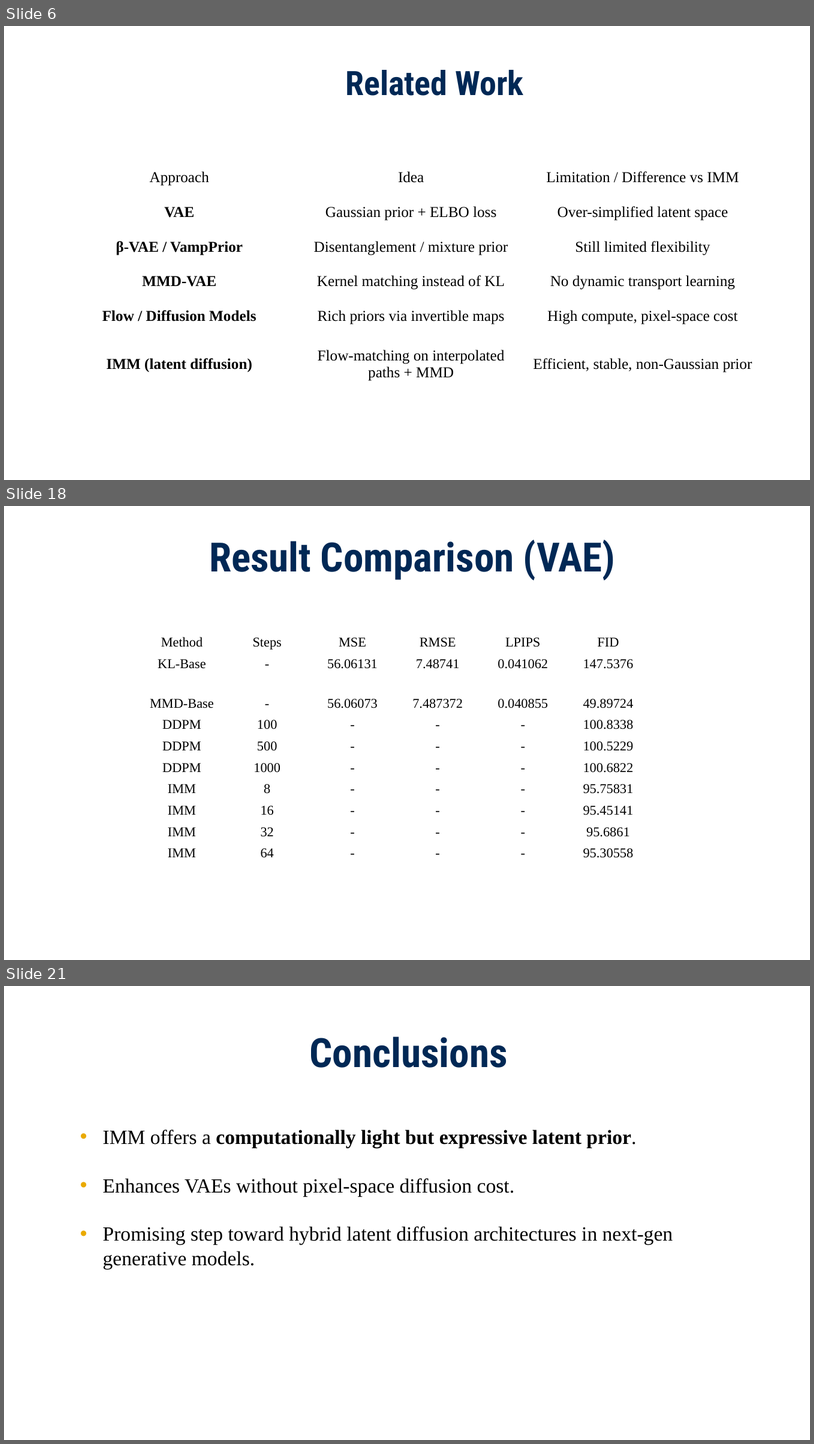
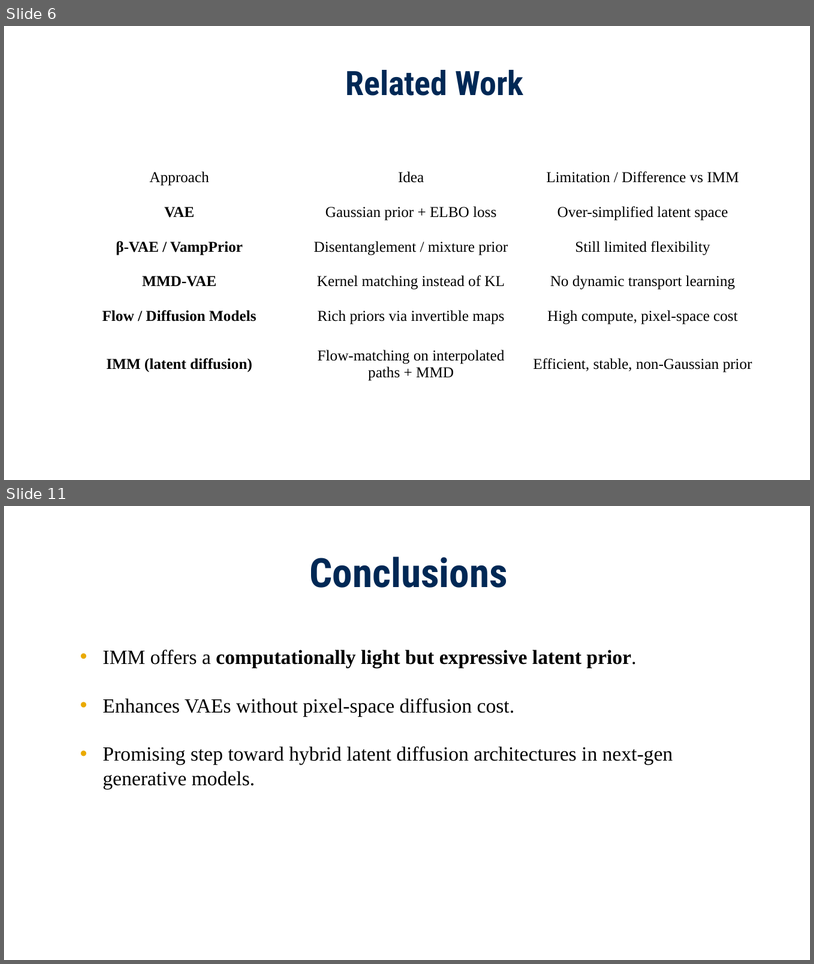
Before and after one commit to imranrimon/imm_vae, a slide deck: IMM_Midterm.pptx. Shown one above the other, each under a label of ours: slides 6, 18 and 21 before the commit, slides 6 and 11 after it; the slides between them are not shown. The pictures are 814x1444 and 814x964 pixels, drawn with LibreOffice and Linux fonts; fonts in the diff are those of the drawing; background and template pictures are left out. Boxes give left, top, right and bottom in pixels: in the first picture for what was removed or moved away, otherwise in the second. Text is boxed around its words. In the diff, an @@ line names an element or a change of style, - is before the commit and + after.

```diff
--- a/IMM_Midterm.pptx
+++ b/IMM_Midterm.pptx
@@ slide 18 removed at <box>4,506,810,960</box>, background picture (left out) @@
@@ text removed at <box>209,540,615,580</box> @@
-Result Comparison (VAE)
@@ table removed at <box>140,628,651,882</box>, 11 rows, 6 columns @@
-Method | Steps | MSE | RMSE | LPIPS | FID
-KL-Base | - | 56.06131 | 7.48741 | 0.041062 | 147.5376
-MMD-Base | - | 56.06073 | 7.487372 | 0.040855 | 49.89724
-DDPM | 100 | - | - | - | 100.8338
-DDPM | 500 | - | - | - | 100.5229
-DDPM | 1000 | - | - | - | 100.6822
-IMM | 8 | - | - | - | 95.75831
-IMM | 16 | - | - | - | 95.45141
-IMM | 32 | - | - | - | 95.6861
-IMM | 64 | - | - | - | 95.30558
- |  |  |  |  | 
@@ what was slide 21 is now slide 11 @@
```
Also in this commit, not shown: 4 slides changed, 3 slides added, 12 other slides removed, 1 other file.
